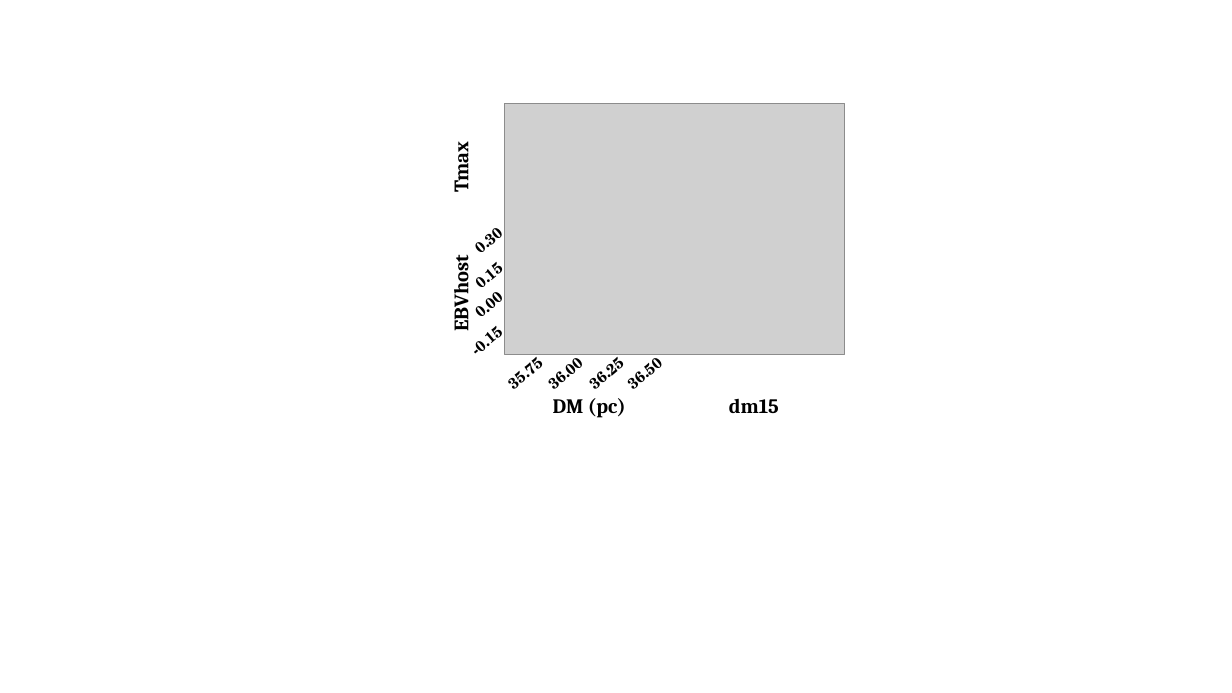
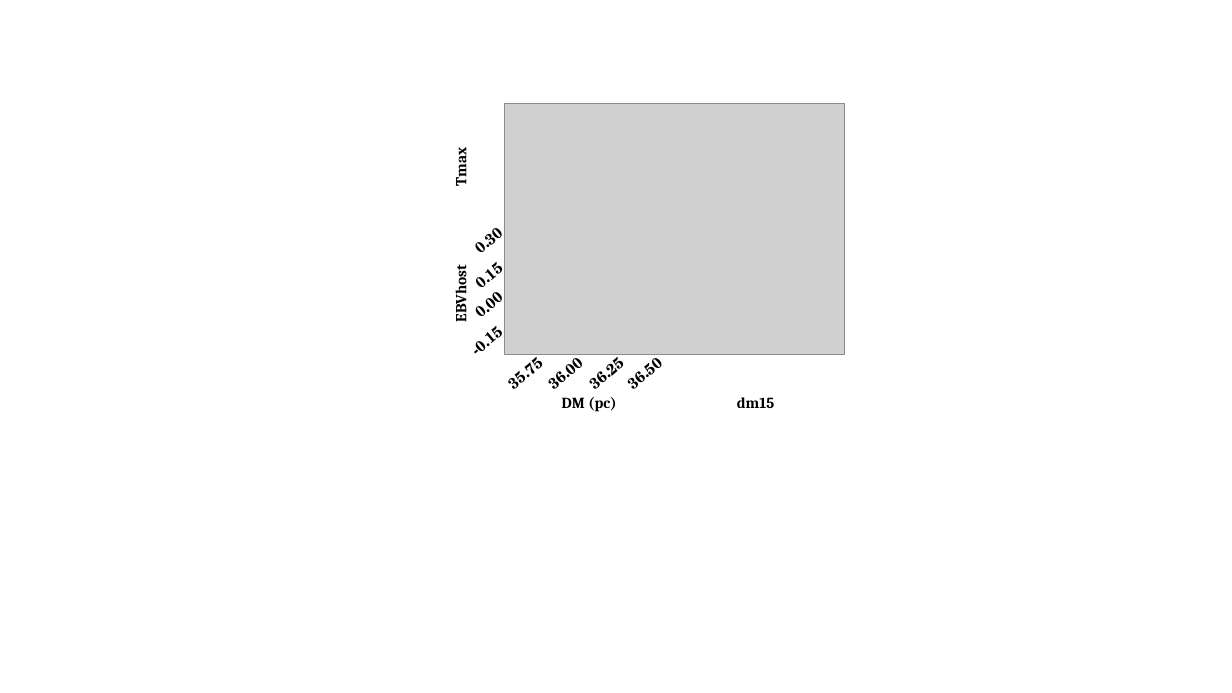
Before and after one commit to cao-jacky/degree_level3, a slide deck: slide 1 of laboratory_project/report/results/covariance/covariance.pptx. Drawn at 1232x693 pixels with LibreOffice and Linux fonts; fonts in the diff are those of the drawing; grey boxes stand for pictures. Boxes give left, top, right and bottom in pixels: in the first picture for what was removed or moved away, otherwise in the second. Text is boxed around its words. In the diff, an @@ line names an element or a change of style, - is before the commit and + after.

```diff
--- a/laboratory_project/report/results/covariance/covariance.pptx
+++ b/laboratory_project/report/results/covariance/covariance.pptx
@@ size 16 to 12 pt in 4 elements at <box>450,270,470,322</box>, <box>450,151,470,185</box>, <box>562,397,616,412</box>, <box>737,397,775,408</box> @@
```
Also in this commit, not shown: 33 other files.
